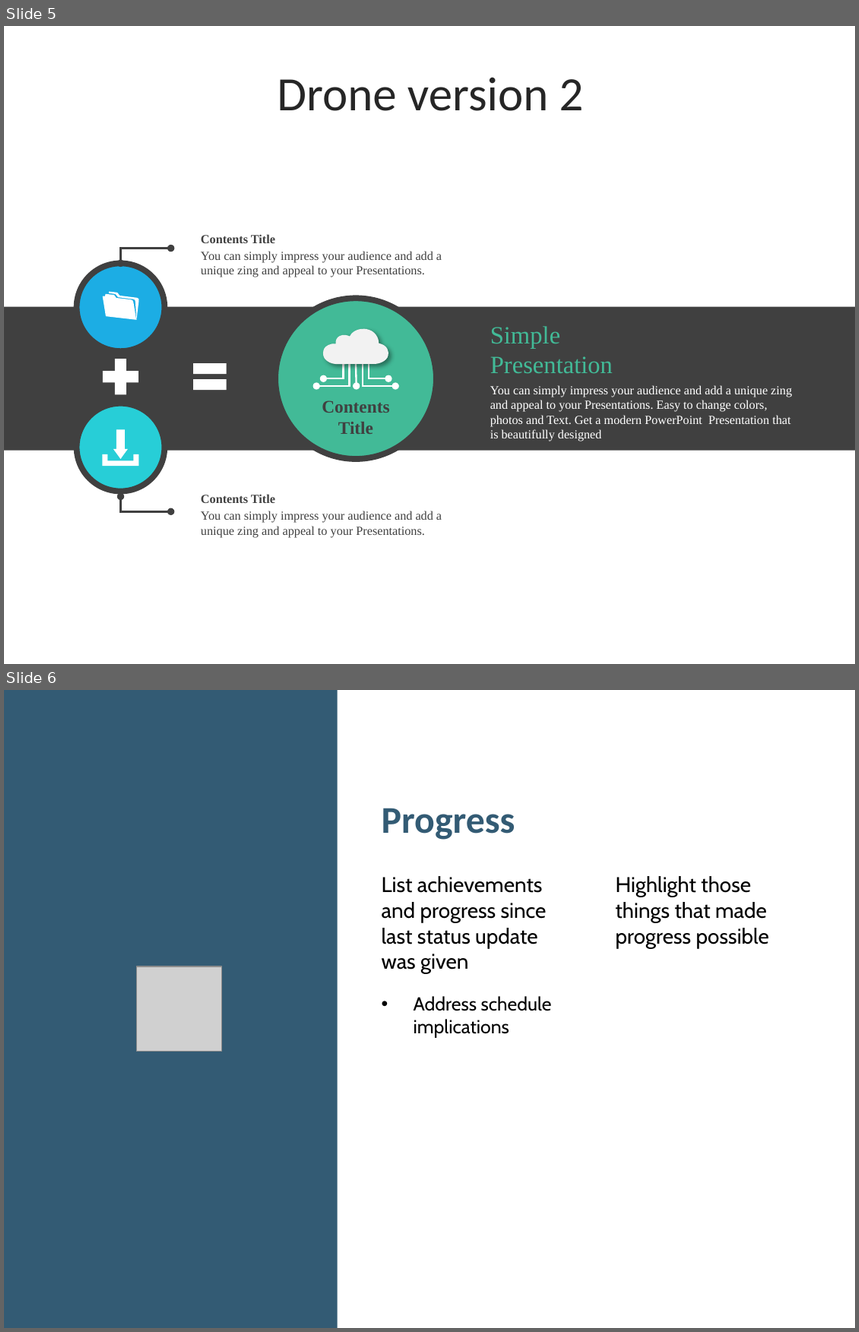
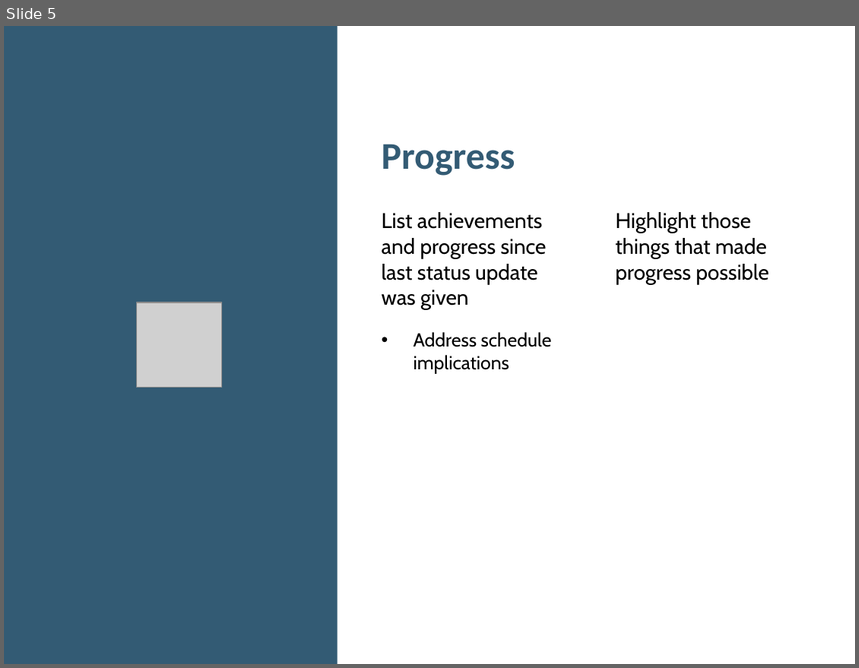
Before and after one commit to 1659012/RnD16Bit, a slide deck: Presentation/Project Status.pptx. Shown one above the other, each under a label of ours: slides 5 and 6 before the commit, slide 5 after it. The pictures are 859x1332 and 859x668 pixels, drawn with LibreOffice and Linux fonts; fonts in the diff are those of the drawing; grey boxes stand for pictures. Boxes give left, top, right and bottom in pixels: in the first picture for what was removed or moved away, otherwise in the second. Text is boxed around its words. In the diff, an @@ line names an element or a change of style, - is before the commit and + after.

```diff
--- a/Presentation/Project Status.pptx
+++ b/Presentation/Project Status.pptx
@@ slide 5 removed at [4, 26, 855, 664], background #FFFFFF @@
@@ text removed at [277, 77, 584, 111] @@
-Drone version 2
@@ elbow double arrow removed from (171, 248) to (120, 263) @@
@@ text removed at [201, 251, 442, 278] @@
-You can simply impress your audience and add a unique zing and appeal to your Presentations.
@@ text removed at [201, 234, 275, 243] @@
-Contents Title
@@ ellipse removed at [76, 263, 164, 351] @@
@@ freeform shape removed at [103, 291, 139, 319] @@
@@ ellipse removed at [275, 298, 436, 459] @@
@@ rectangle removed at [4, 307, 855, 451] @@
@@ group removed at [316, 329, 395, 386]: 4 elbow arrows, 1 arrow, 1 freeform shape @@
@@ text removed at [490, 326, 613, 373] @@
-Simple
-Presentation
@@ plus sign removed at [96, 353, 145, 401] @@
@@ math equal removed at [187, 354, 232, 400] @@
@@ text removed at [490, 385, 792, 442] @@
-You can simply impress your audience and add a unique zing and appeal to your Presentations. Easy to change colors, photos and Text. Get a modern PowerPoint Presentation that is beautifully designed
@@ ellipse removed at [76, 404, 164, 492] @@
@@ text removed at [322, 401, 389, 434] @@
-Contents
-Title
@@ freeform shape removed at [103, 430, 139, 466] @@
@@ elbow double arrow removed from (171, 512) to (120, 496) @@
@@ text removed at [201, 494, 275, 503] @@
-Contents Title
@@ text removed at [201, 511, 442, 538] @@
-You can simply impress your audience and add a unique zing and appeal to your Presentations.
@@ what was slide 6 is now slide 5 @@
```
Also in this commit, not shown: 1 slide changed, 3 slides added, 3 other slides removed, 22 other files.
